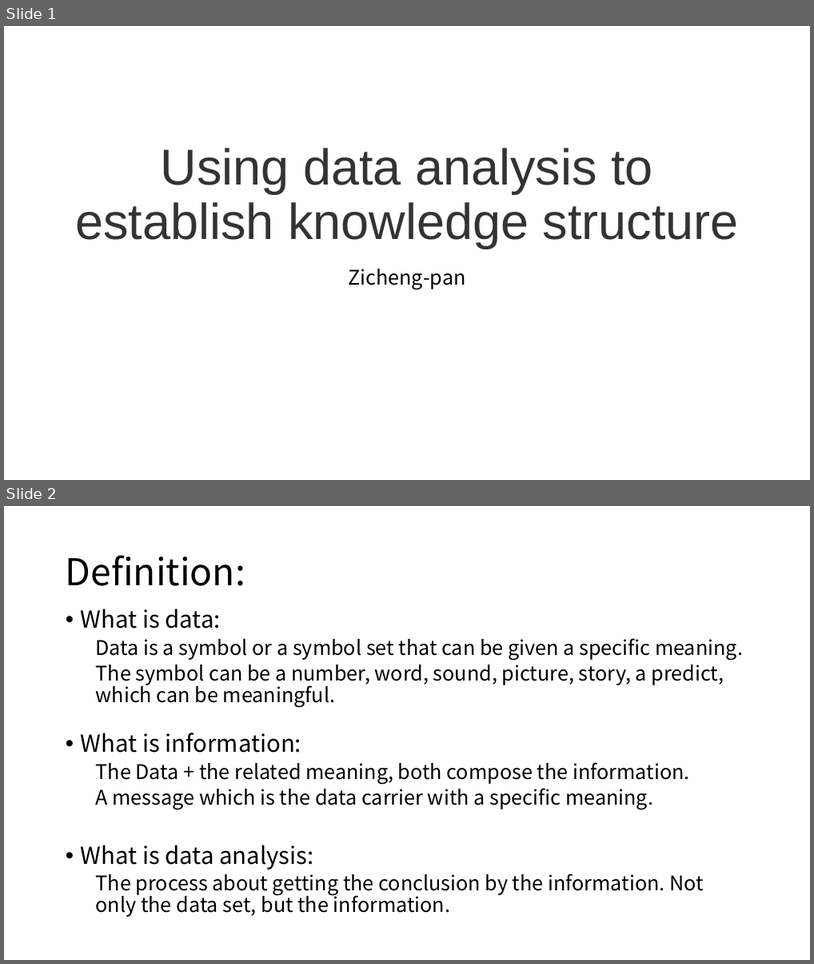
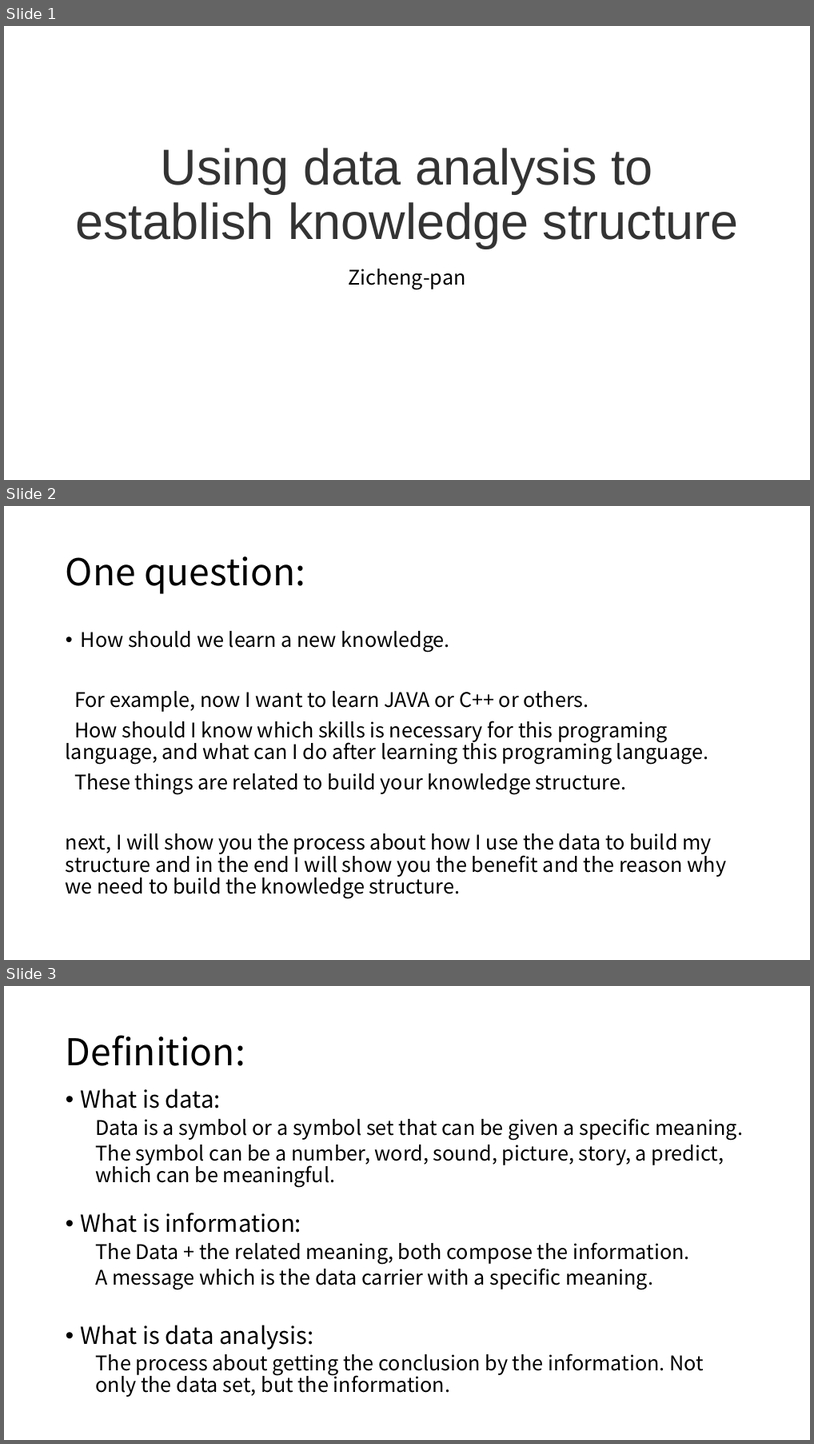
Before and after one commit to zicheng-pan/python-requestforlagou, a slide deck: New Microsoft PowerPoint 演示文稿.pptx. Shown one above the other, each under a label of ours: slides 1 and 2 before the commit, slides 1, 2 and 3 after it. The pictures are 814x964 and 814x1444 pixels, drawn with LibreOffice and Linux fonts; fonts in the diff are those of the drawing. Boxes give left, top, right and bottom in pixels: in the first picture for what was removed or moved away, otherwise in the second. Text is boxed around its words. In the diff, an @@ line names an element or a change of style, - is before the commit and + after.

```diff
--- a/New Microsoft PowerPoint 演示文稿.pptx
+++ b/New Microsoft PowerPoint 演示文稿.pptx
@@ slide 2 added at (4, 506, 810, 960), background #FFFFFF @@
@@ title added at (66, 556, 306, 594), 44 pt, text #000000 @@
+One question:
@@ text added at (66, 631, 727, 899), 24 pt, text #000000 @@
+• How should we learn a new knowledge.
+For example, now I want to learn JAVA or C++ or others.
+How should I know which skills is necessary for this programing language, and what can I do after learning this programing language.
+These things are related to build your knowledge structure.
+next, I will show you the process about how I use the data to build my structure and in the end I will show you the benefit and the reason why we need to build the knowledge structure.
@@ what was slide 2 is now slide 3 @@
```
Also in this commit, not shown: 4 slides changed, 4 other slides added, 1 other file.
